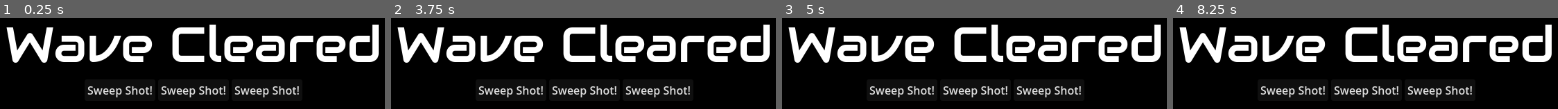
Above: before the commit, frames 1-4 (left to right).
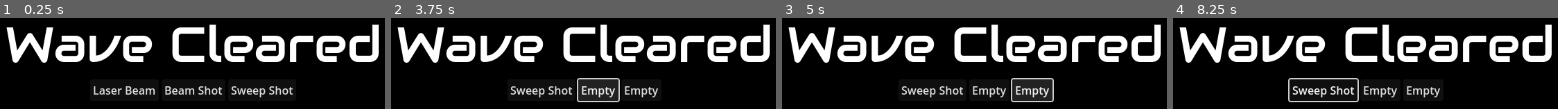
Above: after the commit, the same moments.

Repository: matheusmondenez/my-first-platform-game
Game: Godot game, scene res://wave_shooter/ui/wave_cleared.tscn
Same seed, same stepped clock (60 frames per second), same inputs: the game is played once before the commit and once after it. This scene is started directly instead of the project's main scene.
Inputs (mouse positions are in pixels of both pictures, inside the frame that each line leads up to):
- Up to frame 1 (0.25 s): no input
- Up to frame 2 (3.75 s): click "Sweep Shot!" (after the commit: "Laser Beam") at 0.5 s; click "Sweep Shot!" (after the commit: "Beam Shot") at 1.25 s; click "Sweep Shot!" (after the commit: "Sweep Shot") at 2 s; click "Sweep Shot!" (after the commit: "Beam Shot") at 2.75 s; click "Sweep Shot!" (after the commit: "Empty") at 3.5 s
- Up to frame 3 (5 s): click "Sweep Shot!" (after the commit: "Empty") at 4.25 s
- Up to frame 4 (8.25 s): tap Enter at 5, 6.5, 8 s; move the mouse to (1542, 34) at 5.02 s; press the mouse at (1542, 34) at 5.03 s; hold D (right) 5.03-6.53 s; tap W (up) at 5.27, 5.3, 5.57, 5.85, 6.02, 6.32, 6.8, 7.52, 7.82 s; tap Space (dash) at 5.75, 6.6, 7.25 s; move the mouse to (1207, 78) at 5.77 s; release the mouse at (1207, 78) at 5.78 s; click (1207, 78) at 6.05 s; move the mouse to (outside the picture) at 6.52 s; hold A (left) 6.53-7.28 s; move the mouse to (outside the picture) at 7.27 s; hold D (right) from 7.28 s (still down); click (outside the picture) at 7.35 s; move the mouse to (outside the picture) at 8.02 s; hold Tab (toggle_auto_shot) from 8.03 s (still down)

The runs differ from the first frame. In frame 1, 3.3% of the frame differs, in the area x 22-78%, y 74-88%; in frame 2, 4.0%; in frame 3, 4.2%; in frame 4, 4.3%, in the area x 22-78%, y 65-93%.
Error after the commit: Out of bounds get index '1' (on base: 'Array[Dictionary]') (res://wave_shooter/ui/wave_cleared.gd:28)

Commit message:
refactores skill management for global cooldown

Diff:
--- /dev/null
+++ b/wave_shooter/entities/player/beam_shot.gd
@@ -0,0 +1,17 @@
+extends Sprite2D
+
+var move: Vector2 = Vector2(1, 0)
+var speed: int = 500
+var unique_direction: bool = true
+var angle: int = 0
+
+@export var props: BaseSkill
+
+func _process(delta: float) -> void:
+	if unique_direction:
+		look_at(get_global_mouse_position())
+		unique_direction = false
+	global_position += move.rotated(rotation - angle) * speed * delta
+
+func _on_shoot_screen_exited() -> void:
+	queue_free()
--- /dev/null
+++ b/wave_shooter/entities/player/beam_shot.tscn
@@ -0,0 +1,27 @@
+[gd_scene load_steps=6 format=3 uid="uid://b7cwuc2671faq"]
+
+[ext_resource type="Script" path="res://wave_shooter/entities/player/beam_shot.gd" id="1_jvi6k"]
+[ext_resource type="Texture2D" uid="uid://da1lqkkhfqw66" path="res://wave_shooter/assets/icons/star.png" id="1_kmipt"]
+[ext_resource type="Script" path="res://wave_shooter/resoures/skills/base_skill.gd" id="2_jl0el"]
+
+[sub_resource type="Resource" id="Resource_s46g4"]
+script = ExtResource("2_jl0el")
+name = "Beam Shot"
+type = "Attack"
+power = 10
+cooldown = 3.0
+is_cooling = false
+
+[sub_resource type="RectangleShape2D" id="RectangleShape2D_48qoc"]
+size = Vector2(258, 256)
+
+[node name="BeamShot" type="Sprite2D"]
+texture = ExtResource("1_kmipt")
+script = ExtResource("1_jvi6k")
+props = SubResource("Resource_s46g4")
+
+[node name="Area" type="Area2D" parent="." groups=["damage"]]
+
+[node name="Collision" type="CollisionShape2D" parent="Area" groups=["damage"]]
+position = Vector2(-1, 0)
+shape = SubResource("RectangleShape2D_48qoc")
--- /dev/null
+++ b/wave_shooter/entities/player/laser_beam.gd
@@ -0,0 +1,8 @@
+extends RayCast2D
+
+@export var props: BaseSkill
+
+func _process(delta: float) -> void:
+	look_at(get_global_mouse_position())
+	await get_tree().create_timer(0.5).timeout
+	queue_free()
--- /dev/null
+++ b/wave_shooter/entities/player/laser_beam.tscn
@@ -0,0 +1,30 @@
+[gd_scene load_steps=5 format=3 uid="uid://n4i0i5l814gn"]
+
+[ext_resource type="Script" path="res://wave_shooter/entities/player/laser_beam.gd" id="1_6dfcc"]
+[ext_resource type="Script" path="res://wave_shooter/resoures/skills/base_skill.gd" id="2_b0q48"]
+
+[sub_resource type="Resource" id="Resource_5nogx"]
+script = ExtResource("2_b0q48")
+name = "Laser Beam"
+type = "Attack"
+power = 20
+cooldown = 5.0
+is_cooling = false
+
+[sub_resource type="SegmentShape2D" id="SegmentShape2D_ayjid"]
+b = Vector2(1664, 0)
+
+[node name="LaserBeam" type="RayCast2D"]
+show_behind_parent = true
+target_position = Vector2(1664, 0)
+script = ExtResource("1_6dfcc")
+props = SubResource("Resource_5nogx")
+
+[node name="Line2D" type="Line2D" parent="."]
+points = PackedVector2Array(0, 0, 1664, 0)
+default_color = Color(1.73271e-06, 0.552337, 0.718667, 1)
+
+[node name="Area2D" type="Area2D" parent="." groups=["damage"]]
+
+[node name="CollisionShape2D" type="CollisionShape2D" parent="Area2D"]
+shape = SubResource("SegmentShape2D_ayjid")
--- a/wave_shooter/entities/player/player.gd
+++ b/wave_shooter/entities/player/player.gd
@@ -1,4 +1,6 @@
 extends Polygon2D
+
+var resource = preload("res://wave_shooter/resoures/skills/sweep_shot_skill.tres")
 
 #region preload_scenes
 var PROJECTILE_TSCN: PackedScene = preload("res://wave_shooter/entities/player/projectile.tscn")
@@ -121,22 +123,21 @@
 
 func _unhandled_key_input(event: InputEvent) -> void:
 	if event.is_action_pressed("skill_1"):
-		print("SKILL 1!")
-		print(SkillManager.assigned)
-		skill_test(0)
+		use_skill(0)
 	if event.is_action_pressed("skill_2"):
-		print("SKILL 2!")
-		print(SkillManager.assigned)
-		skill_test(1)
+		use_skill(1)
 	if event.is_action_pressed("skill_3"):
-		print("SKILL 3!")
-		print(SkillManager.assigned)
-		skill_test(2)
+		use_skill(2)
 	if event.is_action_pressed("skill_4"):
-		print("SKILL 4!")
-		print(SkillManager.assigned)
-		skill_test(3)
+		use_skill(3)
 
-func skill_test(key: int) -> void:
+func use_skill(key: int) -> void:
 	if not SkillManager.assigned.is_empty() && SkillManager.assigned[key]:
-		Global.instance_node(SkillManager.assigned[key], global_position, Global.parent_node_creation)
+		var skill_props = SkillManager.assigned[key]["resource"]
+		if not skill_props.is_cooling:
+			skill_props.is_cooling = true
+			var skill = SkillManager.assigned[key]["scene"].instantiate()
+			skill.global_position = global_position
+			Global.parent_node_creation.add_child(skill)
+			await get_tree().create_timer(skill_props.cooldown).timeout
+			skill_props.is_cooling = false
--- a/wave_shooter/entities/player/sweep_shot.tscn
+++ b/wave_shooter/entities/player/sweep_shot.tscn
@@ -9,7 +9,8 @@
 name = "Sweep Shot!"
 type = "Attack"
 power = 3
-cooldown = 20.0
+cooldown = 5.0
+is_cooling = false
 
 [sub_resource type="RectangleShape2D" id="RectangleShape2D_vhn37"]
 size = Vector2(258, 200)
--- a/wave_shooter/levels/arena.gd
+++ b/wave_shooter/levels/arena.gd
@@ -1,4 +1,7 @@
 extends Node2D
+
+signal cleared # Melhorar essa lógica
+var emmited := false
 
 const POWER_UP_TSCN = preload("res://wave_shooter/entities/power_up.tscn")
 const WAVE_CLEARED_TSCN = preload("res://wave_shooter/ui/wave_cleared.tscn")
@@ -7,11 +10,14 @@
 
 func _ready() -> void:
 	Global.parent_node_creation = self
+	SkillManager.clear_all_cooldowns()
+	cleared.connect(wave_cleared)
 
 func _process(delta: float) -> void:
 	#pass
-	if Global.points >= 20:
-		wave_cleared()
+	if Global.points >= 20 and not emmited:
+		emit_signal("cleared")
+		emmited = true
 
 func _unhandled_key_input(event: InputEvent) -> void:
 	if event.is_action_pressed("toggle_auto_shot"):
--- a/wave_shooter/resoures/skills/base_skill.gd
+++ b/wave_shooter/resoures/skills/base_skill.gd
@@ -4,3 +4,4 @@
 @export_enum("Attack", "Defense") var type: String
 @export var power: int
 @export var cooldown: float
+@export var is_cooling: bool
--- /dev/null
+++ b/wave_shooter/resoures/skills/beam_shot_skill.tres
@@ -0,0 +1,11 @@
+[gd_resource type="Resource" script_class="BaseSkill" load_steps=2 format=3 uid="uid://bw16jlcxo0bl6"]
+
+[ext_resource type="Script" path="res://wave_shooter/resoures/skills/base_skill.gd" id="1_rl44b"]
+
+[resource]
+script = ExtResource("1_rl44b")
+name = "Beam Shot"
+type = "Attack"
+power = 5
+cooldown = 10.0
+is_cooling = false
--- /dev/null
+++ b/wave_shooter/resoures/skills/laser_beam_skill.tres
@@ -0,0 +1,11 @@
+[gd_resource type="Resource" script_class="BaseSkill" load_steps=2 format=3 uid="uid://dvdfunc5c4vg1"]
+
+[ext_resource type="Script" path="res://wave_shooter/resoures/skills/base_skill.gd" id="1_6kafw"]
+
+[resource]
+script = ExtResource("1_6kafw")
+name = "Laser Beam"
+type = "Attack"
+power = 10
+cooldown = 5.0
+is_cooling = false
--- a/wave_shooter/resoures/skills/sweep_shot_skill.tres
+++ b/wave_shooter/resoures/skills/sweep_shot_skill.tres
@@ -5,6 +5,7 @@
 [resource]
 script = ExtResource("1_lop5k")
 name = "Sweep Shot"
-type = ""
+type = "Attack"
 power = 3
-cooldown = 10.0
+cooldown = 3.0
+is_cooling = false
--- a/wave_shooter/singletons/helpers.gd
+++ b/wave_shooter/singletons/helpers.gd
@@ -6,8 +6,8 @@
 	instance.global_position = location
 	return instance
 
-func get_scene_resource_props(scene: PackedScene):
-	var instance: Object = scene.instantiate()
+func get_scene_resource_props(scene: PackedScene) -> Resource:
+	var instance: Node = scene.instantiate()
 	var props: Resource = instance.props
 	instance.free()
 	return props
--- a/wave_shooter/singletons/skill_manager.gd
+++ b/wave_shooter/singletons/skill_manager.gd
@@ -1,30 +1,44 @@
 extends Node
 
-signal skill_assigned(key: int, skill: PackedScene)
+#signal skill_assigned(key: int, skill: PackedScene)
 
-var skills: Array[PackedScene] = [
-	preload("res://wave_shooter/entities/player/sweep_shot.tscn"),
-	preload("res://wave_shooter/entities/player/sweep_shot.tscn"),
-	preload("res://wave_shooter/entities/player/sweep_shot.tscn"),
-	preload("res://wave_shooter/entities/player/sweep_shot.tscn"),
-	preload("res://wave_shooter/entities/player/sweep_shot.tscn"),
+var skills: Array[Dictionary] = [
+	{
+		"scene": preload("res://wave_shooter/entities/player/sweep_shot.tscn"),
+		"resource": preload("res://wave_shooter/resoures/skills/sweep_shot_skill.tres"),
+	},
+	{
+		"scene": preload("res://wave_shooter/entities/player/beam_shot.tscn"),
+		"resource": preload("res://wave_shooter/resoures/skills/beam_shot_skill.tres"),
+	},
+	{
+		"scene": preload("res://wave_shooter/entities/player/laser_beam.tscn"),
+		"resource": preload("res://wave_shooter/resoures/skills/laser_beam_skill.tres"),
+	},
 ]
-var available: Array[PackedScene] = skills
-var assigned: Array[PackedScene] = [null, null, null, null]
+var available: Array[Dictionary] = skills
+var assigned: Array[Dictionary] = [{}, {}, {}, {}]
 
-func assign(skill: PackedScene, key: int) -> void:
-	emit_signal("skill_assigned", key, skill)
-	if assigned.has(null):
-		assigned.erase(null)
+func assign(skill: Dictionary, key: int) -> void:
+	#emit_signal("skill_assigned", key, skill)
+	if assigned[key].is_empty():
+		assigned.pop_at(key)
 		assigned.insert(key, skill)
 		available.erase(skill)
 
-func get_random(quantity: int = 3) -> Array:
-	var randoms: Array = []
+func get_random(quantity: int = 3) -> Array[Dictionary]:
+	if available.size() < quantity:
+		quantity = available.size()
+	var randoms: Array[Dictionary] = []
 	var loops: int = 0
 	while loops < quantity:
-		var random: PackedScene = available.pick_random()
+		var random: Dictionary = available.pick_random()
 		if not randoms.has(random):
 			randoms.append(random)
 			loops += 1
 	return randoms
+
+func clear_all_cooldowns() -> void:
+	for skill in assigned:
+		if not skill.is_empty():
+			skill["resource"].is_cooling = false
--- a/wave_shooter/ui/cooldown_icon.gd
+++ b/wave_shooter/ui/cooldown_icon.gd
@@ -1,13 +1,15 @@
 extends ColorRect
 
-var skill: PackedScene = null
+@onready var teste: Label = $Teste
+@onready var animation: AnimationPlayer = $Animation
+
+var skill: BaseSkill = null
 
 func _ready() -> void:
 	if not skill:
-		$".".material.set_shader_parameter("cooldown_progress", 0)
+		material.set_shader_parameter("cooldown_progress", 0)
 	else:
-		var props = Helpers.get_scene_resource_props(skill)
 		material = material.duplicate()
-		$Teste.text = props.name
-		$Animation.speed_scale = $Animation.get_animation("cooldown").length / props.cooldown
-		$Animation.play("cooldown")
+		teste.text = skill.name
+		animation.speed_scale = animation.get_animation("cooldown").length / skill.cooldown
+		animation.play("cooldown")
--- a/wave_shooter/ui/hud.gd
+++ b/wave_shooter/ui/hud.gd
@@ -63,8 +63,8 @@
 	var i: int = 0
 	for marker in $Skills.get_children():
 		var icon = SKILL_ICON.instantiate()
-		if SkillManager.assigned[i]:
-			icon.skill = SkillManager.assigned[i]
+		if not SkillManager.assigned.is_empty() && SkillManager.assigned[i]:
+			icon.skill = SkillManager.assigned[i]["resource"]
 		icon.position = marker.position
 		icon.scale = Vector2(2, 2)
 		add_child(icon)
--- a/wave_shooter/ui/wave_cleared.gd
+++ b/wave_shooter/ui/wave_cleared.gd
@@ -4,40 +4,30 @@
 @onready var button_skill_2: Button = $GeneralContainer/SkillsContainer/ButtonSkill2
 @onready var button_skill_3: Button = $GeneralContainer/SkillsContainer/ButtonSkill3
 
-var sorted_skills: Array
+var sorted_skills: Array[Dictionary]
 
 func _ready() -> void:
 	display_cards()
 
 func display_cards() -> void:
 	sorted_skills = sort_skills()
-	button_skill_1.text = sorted_skills[0].instantiate().props.name
-	button_skill_2.text = sorted_skills[1].instantiate().props.name
-	button_skill_3.text = sorted_skills[2].instantiate().props.name
+	button_skill_1.text = sorted_skills[0]["resource"].name if sorted_skills.size() > 0 else "Empty"
+	button_skill_2.text = sorted_skills[1]["resource"].name if sorted_skills.size() > 1 else "Empty"
+	button_skill_3.text = sorted_skills[2]["resource"].name if sorted_skills.size() > 2 else "Empty"
 	await Global.slow_time(0.2, 3)
 	get_tree().paused = true
 
-func sort_skills(quantity: int = 3) -> Array:
-	return [
-		SkillManager.available.pick_random(),
-		SkillManager.available.pick_random(),
-		SkillManager.available.pick_random(),
-	]
+func sort_skills(quantity: int = 3) -> Array[Dictionary]:
+	return SkillManager.get_random(quantity)
 
 func _on_button_skill_1_pressed() -> void:
-	print("Assign Skill 1")
 	SkillManager.assign(sorted_skills[0], 0)
-	print("Assigned Skill 1: ", SkillManager.assigned)
 	get_tree().reload_current_scene()
 
 func _on_button_skill_2_pressed() -> void:
-	print("Assign Skill 2")
 	SkillManager.assign(sorted_skills[1], 1)
-	print("Assigned Skill 2: ", SkillManager.assigned)
 	get_tree().reload_current_scene()
 
 func _on_button_skill_3_pressed() -> void:
-	print("Assign Skill 3")
 	SkillManager.assign(sorted_skills[2], 2)
-	print("Assigned Skill 3: ", SkillManager.assigned)
 	get_tree().reload_current_scene()
